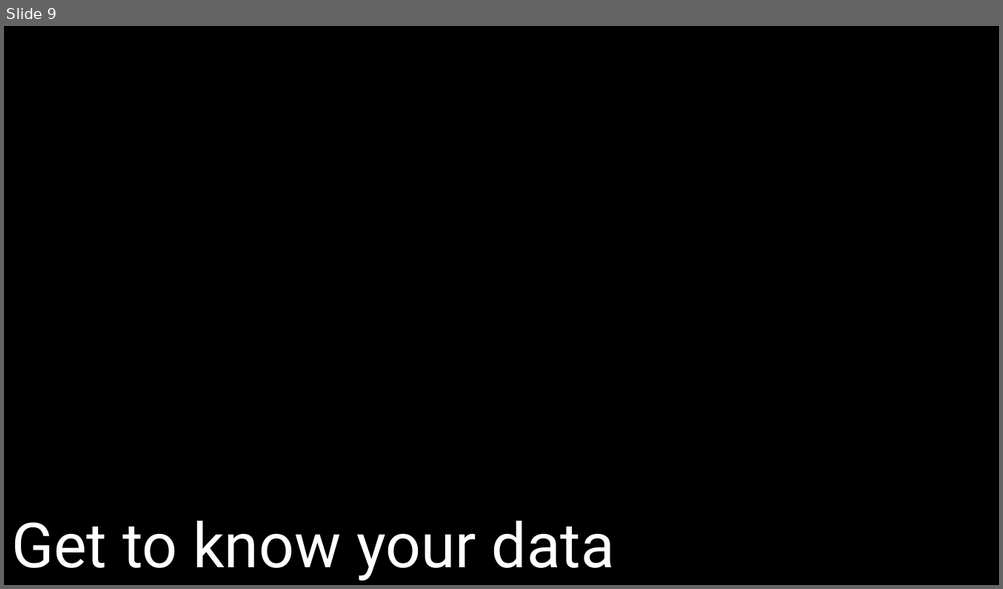
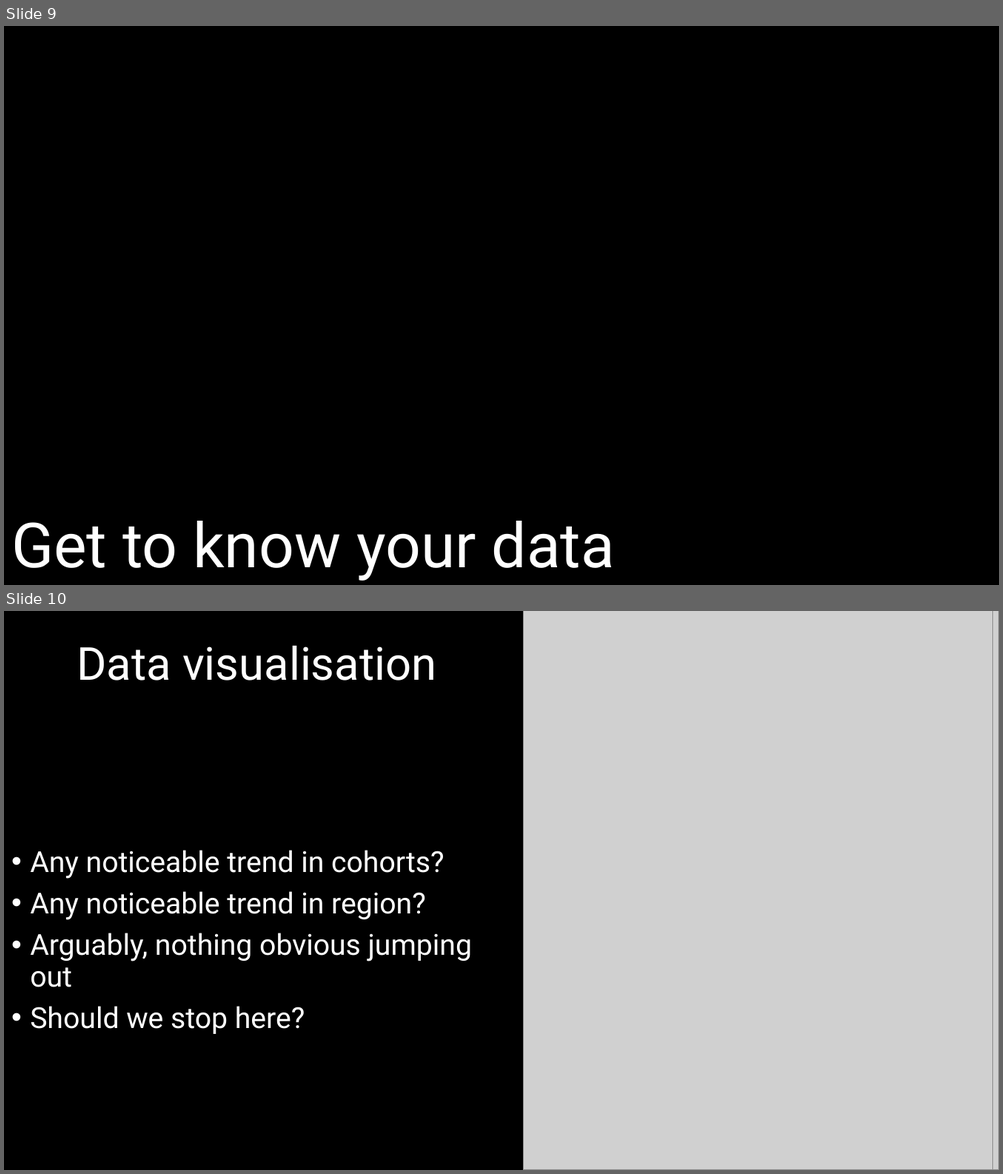
Before and after one commit to DeonRoos/006-BI3010, a slide deck: Lecture 7 - Cat LM/slides/LM with cat.pptx. Shown one above the other, each under a label of ours: slide 9 before the commit, slides 9 and 10 after it. The pictures are 1003x589 and 1003x1174 pixels, drawn with LibreOffice and Linux fonts; fonts in the diff are those of the drawing; grey boxes stand for pictures. Boxes give left, top, right and bottom in pixels: in the first picture for what was removed or moved away, otherwise in the second. Text is boxed around its words. In the diff, an @@ line names an element or a change of style, - is before the commit and + after.

```diff
--- a/Lecture 7 - Cat LM/slides/LM with cat.pptx
+++ b/Lecture 7 - Cat LM/slides/LM with cat.pptx
@@ slide 10 added at bbox=[4, 611, 999, 1170], background #000000 @@
@@ picture added at bbox=[523, 611, 999, 1170] @@
@@ picture added at bbox=[523, 611, 992, 1170] @@
@@ title added at bbox=[77, 645, 436, 681], 44 pt, text #FFFFFF @@
+Data visualisation
@@ text added at bbox=[30, 850, 472, 1034], 28 pt, text #FFFFFF @@
+• Any noticeable trend in cohorts?
+• Any noticeable trend in region?
+• Arguably, nothing obvious jumping out
+• Should we stop here?
```
Also in this commit, not shown: 4 slides changed, 6 other slides added, 4 slides removed, 9 other files.
